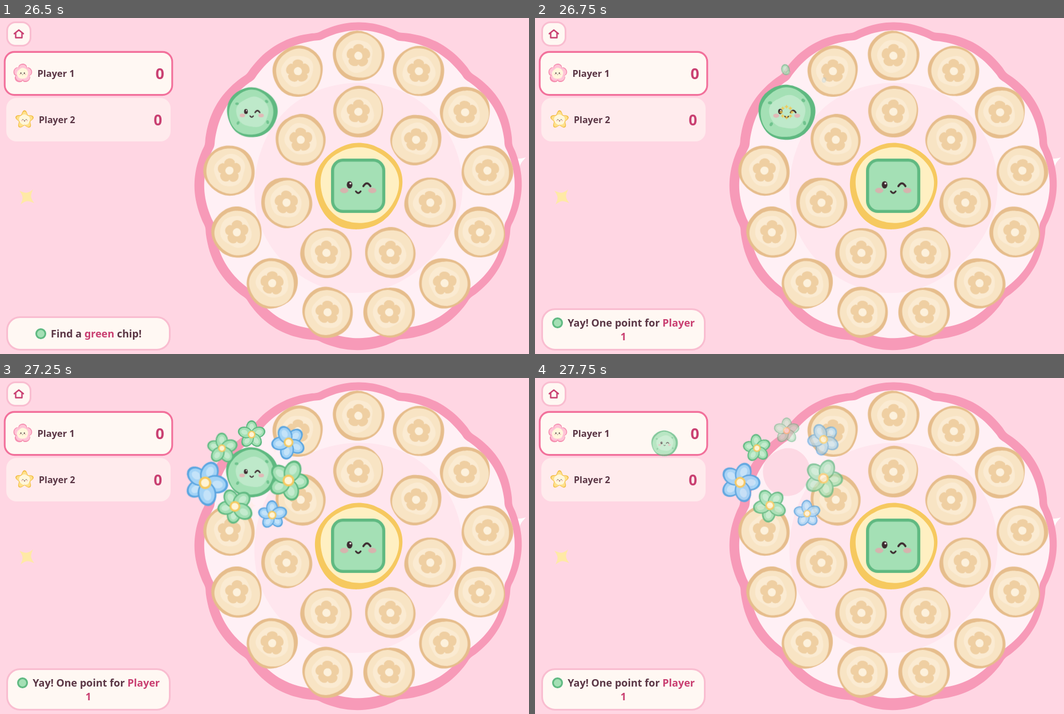
Above: before the commit, frames 1-4 (two rows, left to right).
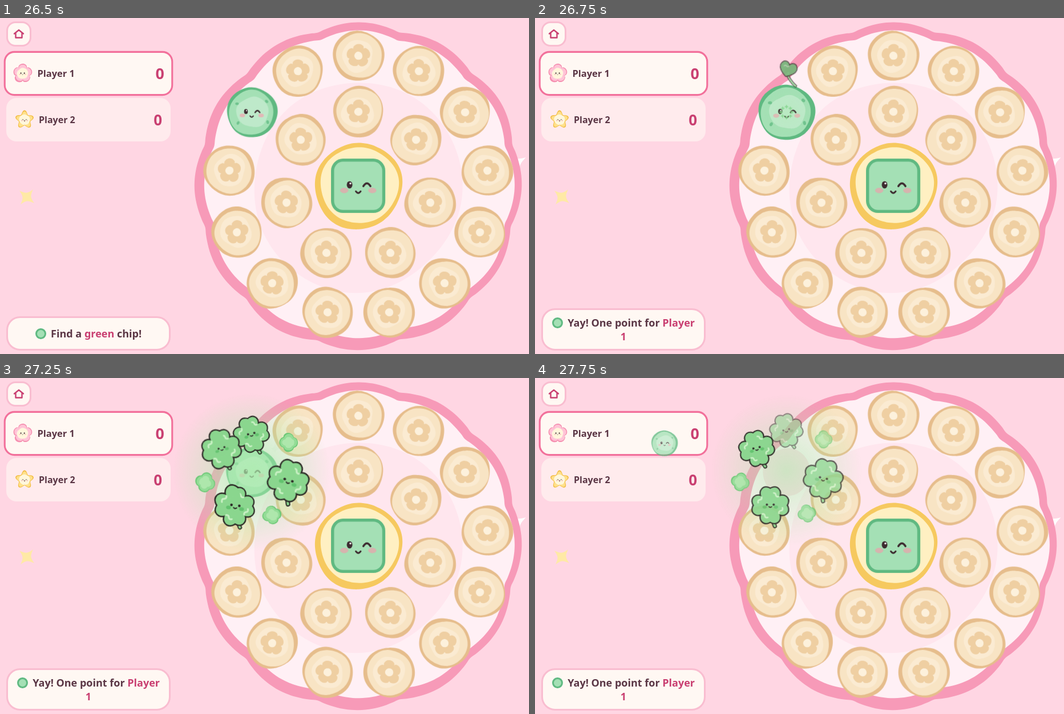
Above: after the commit, the same moments.

Repository: MarlonSteiner/memory-chiess
Game: browser game, page index.html
Two runs of this game, one before a commit and one after it. Both use one fixed random seed, a clock stepped at 60 frames per second and the inputs below.
Inputs:
- Up to frame 1 (26.5 s): click "Local" at 1.17 s; click "Hidden chip 2" at 1.67 s; click "Roll the dice" at 1.77 s; click "Roll the dice" at 2.17 s; click "Hidden chip 19" at 2.67 s; click "Hidden chip 18" at 3.17 s; click "Hidden chip 15" at 3.67 s; click "Hidden chip 12" at 4.17 s; click "Hidden chip 10" at 4.67 s; click "Hidden chip 16" at 5.17 s; click "Hidden chip 11" at 5.67 s; click "Hidden chip 4" at 6.17 s; click "Hidden chip 9" at 6.67 s; click "Hidden chip 5" at 7.17 s; click "Hidden chip 14" at 7.67 s; click "Hidden chip 1" at 8.17 s; click "Hidden chip 17" at 8.67 s; click "Hidden chip 3" at 9.17 s; click "Hidden chip 13" at 9.67 s; click "Hidden chip 7" at 10.17 s; click "Hidden chip 8" at 10.67 s; click "Roll the dice" at 11.17 s; click "Hidden chip 20" at 11.67 s; click "Hidden chip 6" at 12.17 s; click "Hidden chip 13" at 12.67 s; click "Hidden chip 4" at 13.17 s; click "Hidden chip 7" at 13.67 s; click "Hidden chip 10" at 14.17 s; click "Roll the dice" at 14.67 s; click "Hidden chip 11" at 15.17 s; click "Hidden chip 12" at 15.67 s; click "Hidden chip 15" at 16.17 s; click "blue chip" at 16.67 s; click "Hidden chip 2" at 17.17 s; click "Hidden chip 9" at 17.67 s; click "Hidden chip 19" at 18.17 s; click "Hidden chip 18" at 18.67 s; click "Roll the dice" at 19.17 s; click "Hidden chip 16" at 19.67 s; click "Hidden chip 20" at 20.17 s; click "Hidden chip 3" at 20.67 s; click "yellow chip" at 21.17 s; click "Hidden chip 14" at 21.67 s; click "Roll the dice" at 22.17 s; click "Hidden chip 6" at 22.67 s; click "Hidden chip 1" at 23.17 s; click "Hidden chip 17" at 23.67 s; click "Hidden chip 5" at 24.17 s; click "Roll the dice" at 24.67 s; click "Hidden chip 8" at 25.17 s; click "Roll the dice" at 25.67 s; click "Hidden chip 12" at 26.17 s
- Up to frame 2 (26.75 s): click "green chip" at 26.67 s
- Up to frame 3 (27.25 s): click "green chip" at 27.17 s
- Up to frame 4 (27.75 s): click "green chip" at 27.67 s

Frame 1 is identical in both runs. In frame 2, 0.2% of the frame differs, in the area x 45-56%, y 12-31%; in frame 3, 4.5%; in frame 4, 4.7%, in the area x 35-59%, y 10-45%.

Commit message:
Bloom clovers instead of flowers when green scores
Co-Authored-By: Claude Opus 5.5 <noreply@anthropic.com>

Diff:
--- a/art.js
+++ b/art.js
@@ -129,6 +129,30 @@
     return svg(100, petals + `<g class="petal" style="--p:190ms"><circle cx="50" cy="50" r="13" fill="#f6c95f"/><circle cx="50" cy="50" r="8.5" fill="#fff4d6"/></g>`);
   }
 
+  // Four heart leaves unfold from the middle. All the outlines go down first and all the fills
+  // on top, so the lines inside disappear and the clover reads as one shape.
+  function clover() {
+    const ink = '#2c2a26', leaf = '#8ad68e', shine = '#c9f0c4', cheek = '#62c26e';
+    const shape = 'M50 56C36 48 19 35 26 20 31 9 45 10 50 22 55 10 69 9 74 20 81 35 64 48 50 56Z';
+    const layer = (body) => [0, 1, 2, 3].map((k) =>
+      `<g transform="rotate(${45 + k * 90} 50 50)"><g class="petal" style="--p:${k * 50}ms">${body}</g></g>`).join('');
+    const stem = 'M52 60C53 74 55 84 60 96';
+    return svg(100,
+      `<g class="petal" style="--p:0ms"><path d="${stem}" fill="none" stroke="${ink}" stroke-width="9.4" stroke-linecap="round"/>` +
+      `<path d="${stem}" fill="none" stroke="${leaf}" stroke-width="4.8" stroke-linecap="round"/></g>` +
+      layer(`<path d="${shape}" fill="${ink}" stroke="${ink}" stroke-width="5.6" stroke-linejoin="round"/>`) +
+      layer(`<path d="${shape}" fill="${leaf}"/><path d="M35 27q3-5 7-2t7-1" fill="none" stroke="${shine}" stroke-width="3.6" stroke-linecap="round"/>`) +
+      `<g class="petal" style="--p:200ms"><circle cx="50" cy="50" r="19" fill="${leaf}"/>` +
+      `<ellipse cx="37.5" cy="54" rx="4.6" ry="3.4" fill="${cheek}"/><ellipse cx="62.5" cy="54" rx="4.6" ry="3.4" fill="${cheek}"/>` +
+      `<circle cx="42.5" cy="48.5" r="2.5" fill="${ink}"/><circle cx="57.5" cy="48.5" r="2.5" fill="${ink}"/>` +
+      `<path d="M47 53q3 3 6 0" fill="none" stroke="${ink}" stroke-width="2.2" stroke-linecap="round"/></g>`);
+  }
+
+  // The small soft clovers that float around the big ones.
+  function cloverling(seed) {
+    return svg(100, `<g class="petal" style="--p:60ms">${wash(50, 50, 44, { edge: '#6cc876', fill: '#93dc96', light: '#c0efbb' }, seed, 'clover')}</g>`);
+  }
+
   function hero() {
     const pal = { edge: '#f58fb0', fill: '#ffc4d6', light: '#ffe0ea' };
     const dots = [[100, 34], [86, 37], [160, 72], [152, 58], [152, 136], [140, 147], [58, 147], [46, 134], [40, 72], [48, 58]]
@@ -144,7 +168,7 @@
       sparkle(24, 166, 0.9, '#f6c544', 15) + sparkle(172, 170, 0.75, '#f6c544', -10) + sparkle(44, 186, 0.55, '#f6c544', 30));
   }
 
-  const api = { blob, wash, face, svg, sparkle, chipFront, chipBack, board, buddy, bloom, hero, WOOD, INK };
+  const api = { blob, wash, face, svg, sparkle, chipFront, chipBack, board, buddy, bloom, clover, cloverling, hero, WOOD, INK };
   if (typeof module !== 'undefined') module.exports = api;
   else root.Art = api;
 })(this);
--- a/game.js
+++ b/game.js
@@ -288,7 +288,7 @@
   if (chip.color === before.pending) {
     say(`${dot(color)} Yay! One point for <b>${safe(name)}</b>`);
     el.classList.add('match');
-    burst(el);
+    burst(el, color.id === 'mint' ? '#7fd08a' : undefined);
     bloom(a.i, color);
     await wait(750);
     if (me !== session) return;
@@ -309,30 +309,36 @@
   if (me === session) settle();
 }
 
-function burst(el) {
+function burst(el, fill) {
   const box = document.createElement('div');
   box.className = 'burst';
   box.innerHTML = Array.from({ length: 8 }, (_, i) => {
     const a = (i / 8) * Math.PI * 2;
-    return `<span style="--x:${Math.cos(a) * 62}px;--y:${Math.sin(a) * 62}px">${Art.svg(24, Art.sparkle(12, 12, 1))}</span>`;
+    return `<span style="--x:${Math.cos(a) * 62}px;--y:${Math.sin(a) * 62}px">${Art.svg(24, Art.sparkle(12, 12, 1, fill))}</span>`;
   }).join('');
   el.append(box);
 }
 
-// A ring of flowers opens around the scored chip. It stays on the board while the chip flies off.
+// A ring of flowers opens around the scored chip, or clovers for green.
+// It stays on the board while the chip flies off.
 function bloom(i, color) {
+  const lucky = color.id === 'mint';
   const friend = COLORS[(COLORS.indexOf(color) + 1) % COLORS.length];
   const count = 7;
   const box = document.createElement('div');
-  box.className = 'bloom';
+  box.className = lucky ? 'bloom lucky' : 'bloom';
   box.style.left = `${slots[i].x}%`;
   box.style.top = `${slots[i].y}%`;
   box.innerHTML = Array.from({ length: count }, (_, k) => {
     const a = (k / count) * Math.PI * 2 - Math.PI / 2;
     const reach = 11.5 + (k % 2) * 3;
+    const small = lucky && k % 2;
+    const size = lucky ? (small ? 6.5 : 13 + (k % 3)) : 9 + (k % 3) * 2;
+    const turn = lucky ? ((k % 3) - 1) * 13 : k * 47; // clovers stay nearly upright so their faces read
     const style = `--x:${(Math.cos(a) * reach).toFixed(1)}cqw;--y:${(Math.sin(a) * reach).toFixed(1)}cqw;` +
-      `--s:${9 + (k % 3) * 2}cqw;--r:${k * 47}deg;--d:${k * 45}ms`;
-    return `<div class="bloom-flower" style="${style}">${Art.bloom(k % 2 ? friend : color)}</div>`;
+      `--s:${size}cqw;--r:${turn}deg;--d:${k * 45}ms`;
+    const art = lucky ? (small ? Art.cloverling(500 + k) : Art.clover()) : Art.bloom(k % 2 ? friend : color);
+    return `<div class="bloom-flower" style="${style}">${art}</div>`;
   }).join('');
   $('#chips').append(box);
   setTimeout(() => box.remove(), 1500);
--- a/index.html
+++ b/index.html
@@ -13,7 +13,7 @@
   <link rel="manifest" href="manifest.webmanifest">
   <link rel="apple-touch-icon" href="icons/apple-touch-icon.png">
   <link rel="icon" href="icons/icon-192.png">
-  <link rel="stylesheet" href="style.css?v=4">
+  <link rel="stylesheet" href="style.css?v=5">
 </head>
 <body>
   <div id="sky" aria-hidden="true"></div>
@@ -112,8 +112,8 @@
     </div>
   </div>
 
-  <script src="art.js?v=4"></script>
-  <script src="net.js?v=4"></script>
-  <script src="game.js?v=4"></script>
+  <script src="art.js?v=5"></script>
+  <script src="net.js?v=5"></script>
+  <script src="game.js?v=5"></script>
 </body>
 </html>
--- a/style.css
+++ b/style.css
@@ -277,6 +277,17 @@
 .burst span { position: absolute; left: 50%; top: 50%; width: 20px; height: 20px; margin: -10px; animation: fly .7s ease-out forwards; }
 
 .bloom { position: absolute; width: 0; height: 0; z-index: 8; pointer-events: none; }
+.bloom.lucky::before {
+  content: "";
+  position: absolute;
+  left: -24cqw;
+  top: -24cqw;
+  width: 48cqw;
+  height: 48cqw;
+  border-radius: 50%;
+  background: radial-gradient(closest-side, rgba(170, 236, 170, .75), rgba(170, 236, 170, 0));
+  animation: pop .35s ease-out backwards, bloom-fade .5s ease-in .85s forwards;
+}
 .bloom-flower {
   position: absolute;
   left: calc(var(--x) - var(--s) / 2);
--- a/sw.js
+++ b/sw.js
@@ -1,5 +1,5 @@
 // Network first, so updates show up right away; the cache keeps the game playable offline.
-const CACHE = 'memory-chiess-v4';
+const CACHE = 'memory-chiess-v5';
 const FILES = ['./', 'index.html', 'style.css', 'art.js', 'net.js', 'game.js', 'vendor/mqtt.min.js', 'manifest.webmanifest',
   'icons/apple-touch-icon.png', 'icons/icon-192.png', 'icons/icon-512.png'];
 
